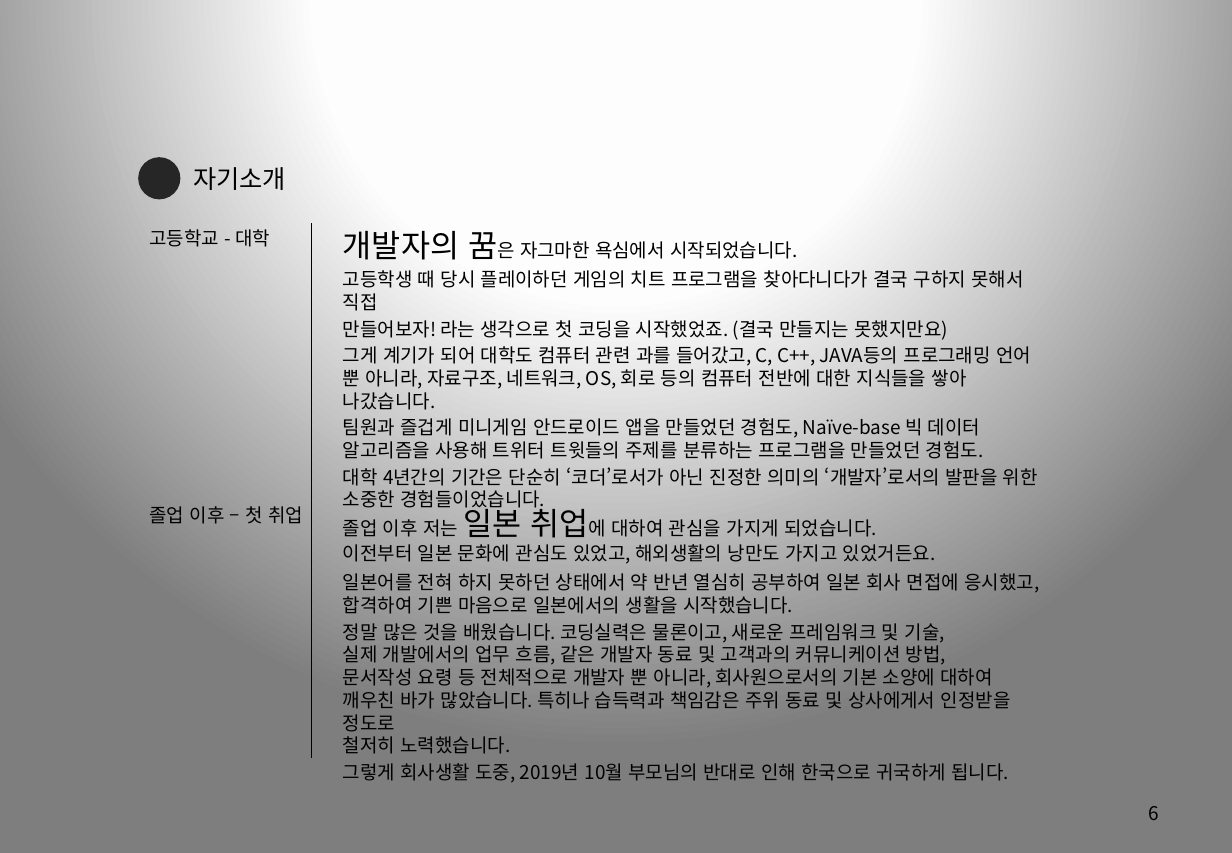
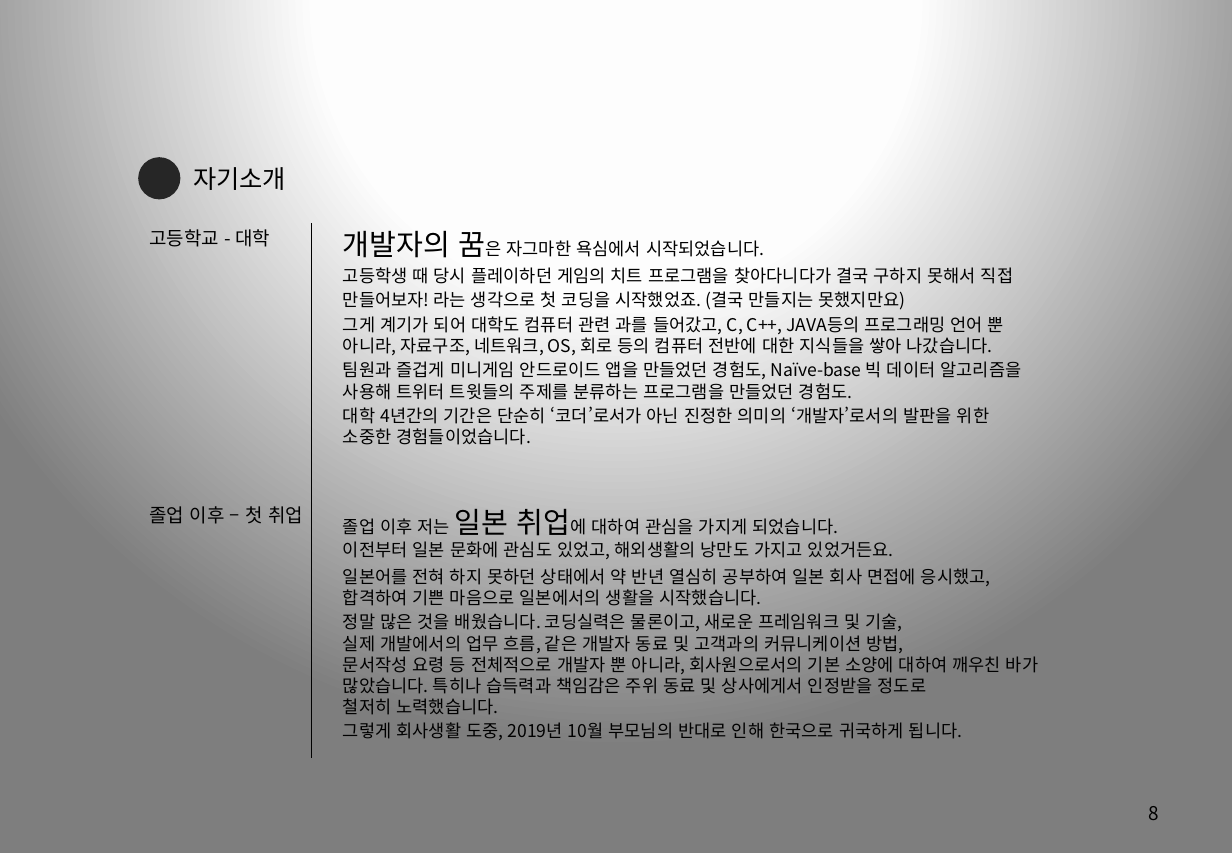
Before and after one commit to Marmaladee/Portfolio, a slide deck: slide 8 of Resume_강동수(Kang Dongsoo).pptx (slide 6 before the commit). Drawn at 1232x853 pixels with LibreOffice and Linux fonts; fonts in the diff are those of the drawing. Boxes give left, top, right and bottom in pixels: in the first picture for what was removed or moved away, otherwise in the second. Text is boxed around its words. In the diff, an @@ line names an element or a change of style, - is before the commit and + after.

```diff
--- a/Resume_강동수(Kang Dongsoo).pptx
+++ b/Resume_강동수(Kang Dongsoo).pptx
@@ text "개발자의 꿈은 자그마한 욕심에서 시작되었습니다." at [343, 230, 1021, 445]: size 20 to 18.5 pt in "개발자의 꿈은"; size 12 to 11.1 pt @@
@@ text "졸업 이후 저는 일본 취업에 ..." at [343, 518, 1038, 740]: size 12 to 11.1 pt; size 20 to 18.5 pt in "일본 취업에" @@
@@ page number at [1148, 806, 1159, 820]: text changed @@
-6
+8
```
Also in this commit, not shown: 5 other slides changed, 2 slides added, 4 other files.
